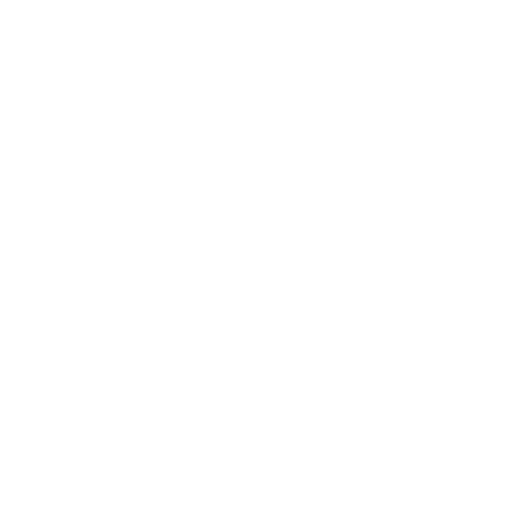
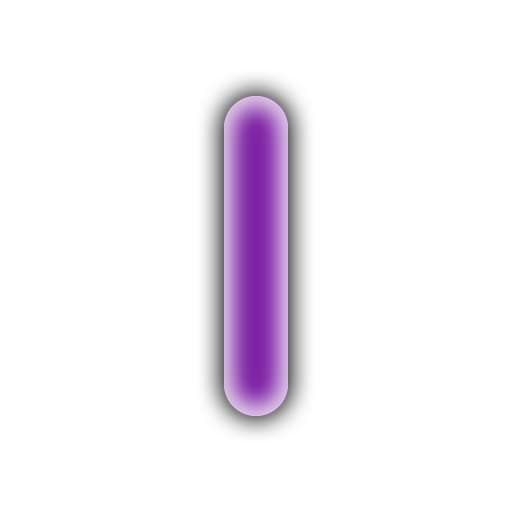
Two versions of the same layered image (512px x 512px). Layer-by-layer changes:
hid "Rectangle" over 198, 71, 314, 441
added layer "Middle line overlay" (80%) above "Purple middle line" over 224, 96, 288, 416
showed "Purple middle line" over 224, 96, 288, 416
